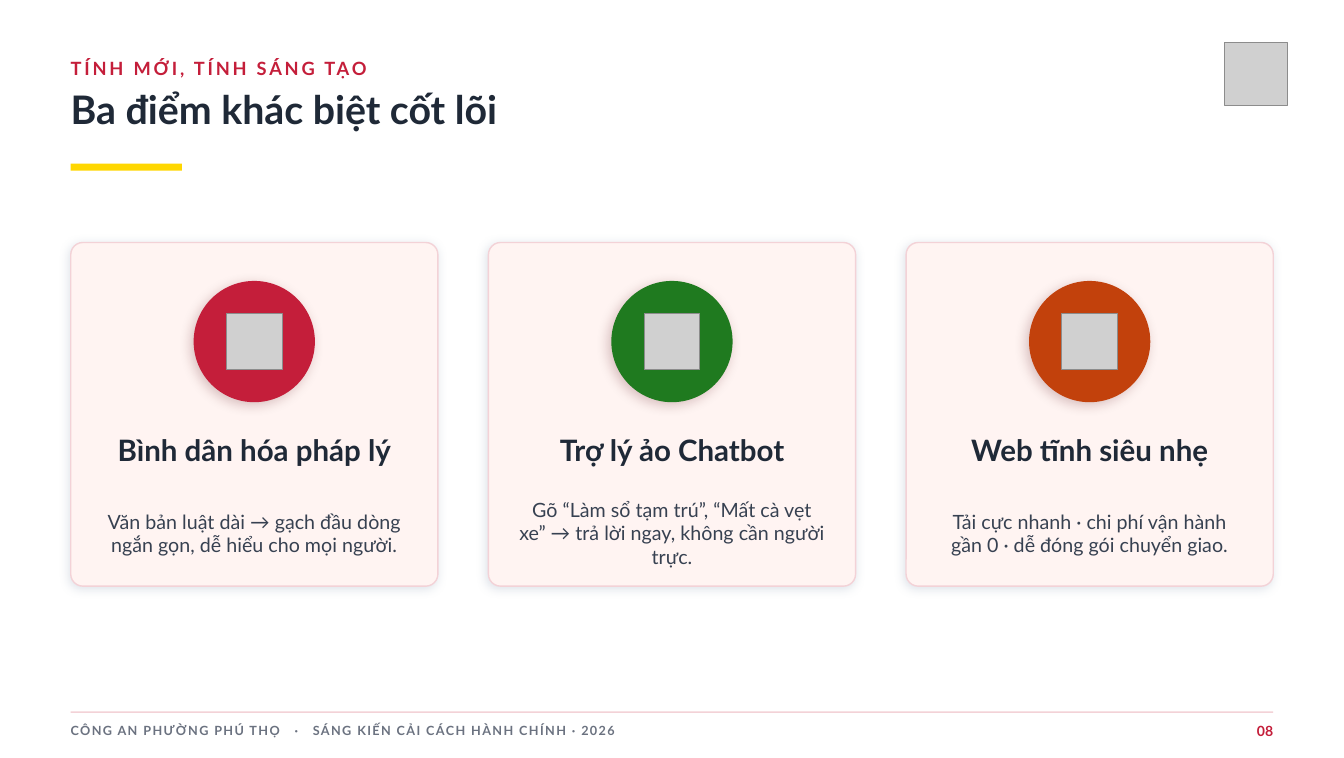
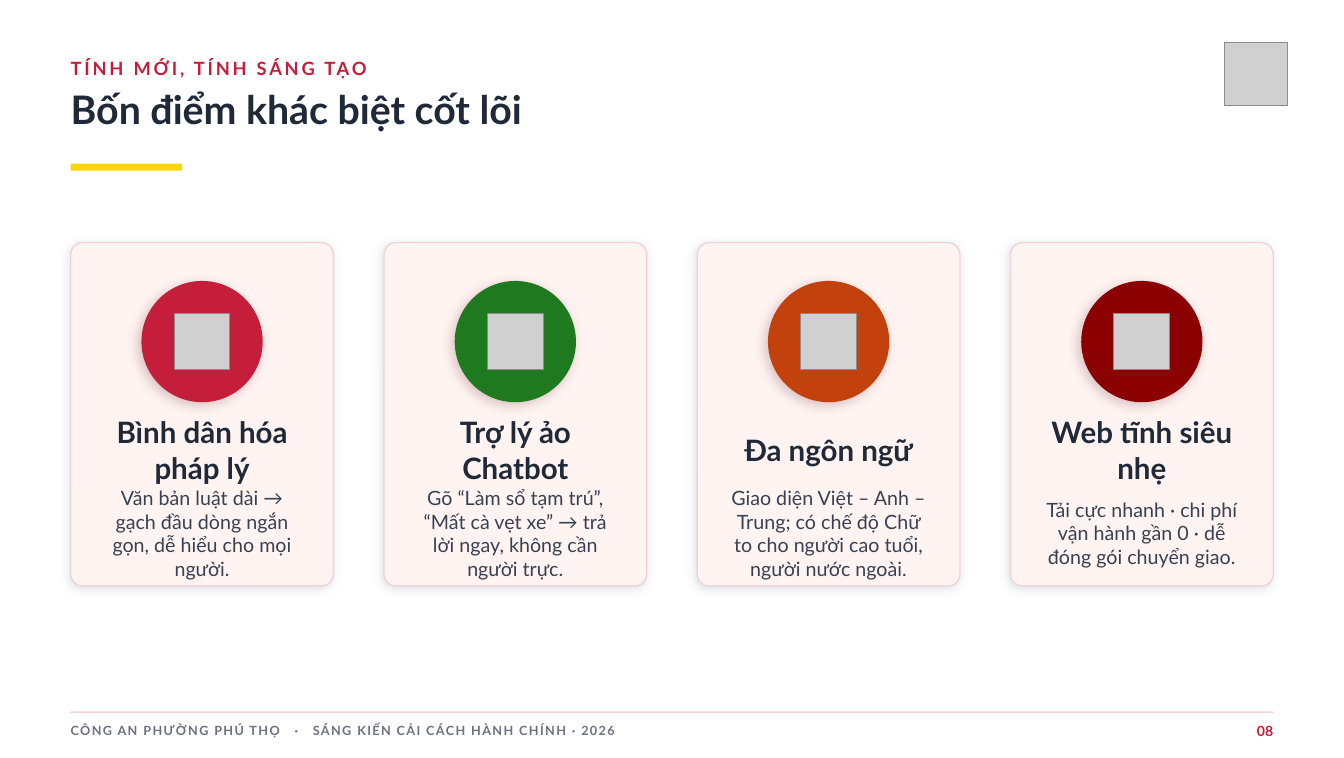
Before and after one commit to vi-phuong-158/capphutho, a slide deck: slide 8 of Thuyet-trinh-Cong-Thong-Tin-So.pptx. Drawn at 1344x758 pixels with LibreOffice and Linux fonts; fonts in the diff are those of the drawing; grey boxes stand for pictures. Boxes give left, top, right and bottom in pixels: in the first picture for what was removed or moved away, otherwise in the second. Text is boxed around its words. In the diff, an @@ line names an element or a change of style, - is before the commit and + after.

```diff
--- a/Thuyet-trinh-Cong-Thong-Tin-So.pptx
+++ b/Thuyet-trinh-Cong-Thong-Tin-So.pptx
@@ text at bbox=[71, 91, 522, 131]: text changed @@
-Ba điểm khác biệt cốt lõi
+Bốn điểm khác biệt cốt lõi
@@ rounded rectangle: place and size @@
-rounded rectangle at bbox=[71, 243, 438, 586]
+rounded rectangle at bbox=[71, 243, 333, 586]
@@ proportions changed in 3 elements at bbox=[71, 243, 333, 586], bbox=[1011, 243, 1273, 586], bbox=[384, 243, 647, 586] @@
@@ rounded rectangle: place and size @@
-rounded rectangle at bbox=[488, 243, 855, 586]
+rounded rectangle at bbox=[384, 243, 647, 586]
@@ rounded rectangle added at bbox=[697, 243, 960, 586], fill #FFF4F2, outline #F3D2D7 1 pt @@
@@ rounded rectangle: place and size @@
-rounded rectangle at bbox=[906, 243, 1273, 586]
+rounded rectangle at bbox=[1011, 243, 1273, 586]
@@ ellipse: place and size @@
-ellipse at bbox=[194, 281, 315, 402]
+ellipse at bbox=[141, 281, 263, 402]
@@ ellipse: place and size @@
-ellipse at bbox=[611, 281, 733, 402]
+ellipse at bbox=[455, 281, 576, 402]
@@ ellipse added at bbox=[768, 281, 889, 402], fill #C2410C @@
@@ ellipse: place and size @@
-ellipse at bbox=[1029, 281, 1150, 402]
+ellipse at bbox=[1081, 281, 1203, 402]
@@ ellipse at bbox=[1081, 281, 1203, 402]: fill #C2410C to #8B0000 @@
@@ picture: place and size @@
-picture at bbox=[226, 313, 282, 369]
+picture at bbox=[174, 313, 229, 369]
@@ picture: place and size @@
-picture at bbox=[644, 313, 699, 369]
+picture at bbox=[487, 313, 543, 369]
@@ picture added at bbox=[800, 313, 856, 369] @@
@@ picture: place and size @@
-picture at bbox=[1062, 313, 1118, 369]
+picture at bbox=[1114, 313, 1169, 369]
@@ text "Bình dân hóa pháp lý" rewrapped from bbox=[118, 439, 391, 466] to bbox=[117, 421, 287, 484] @@
@@ text "Trợ lý ảo Chatbot" rewrapped from bbox=[560, 439, 784, 466] to bbox=[460, 421, 571, 480] @@
@@ text "Web tĩnh siêu nhẹ" rewrapped from bbox=[971, 439, 1208, 466] to bbox=[1051, 421, 1233, 484] @@
@@ text added at bbox=[744, 439, 913, 466], 21 pt, text #1F2937, bold @@
+Đa ngôn ngữ
@@ text "Văn bản luật dài → ..." rewrapped from bbox=[108, 513, 400, 556] to bbox=[113, 490, 291, 580] @@
@@ text "Gõ “Làm sổ tạm trú”, ..." rewrapped from bbox=[519, 501, 824, 568] to bbox=[424, 489, 607, 580] @@
@@ text added at bbox=[731, 490, 923, 580], 14 pt, text #374151 @@
+Giao diện Việt – Anh – Trung; có chế độ Chữ to cho người cao tuổi, người nước ngoài.
@@ text "Tải cực nhanh · chi ..." rewrapped from bbox=[951, 514, 1228, 556] to bbox=[1046, 502, 1237, 568] @@
```
Also in this commit, not shown: 1 other slide changed, 2 other files.
